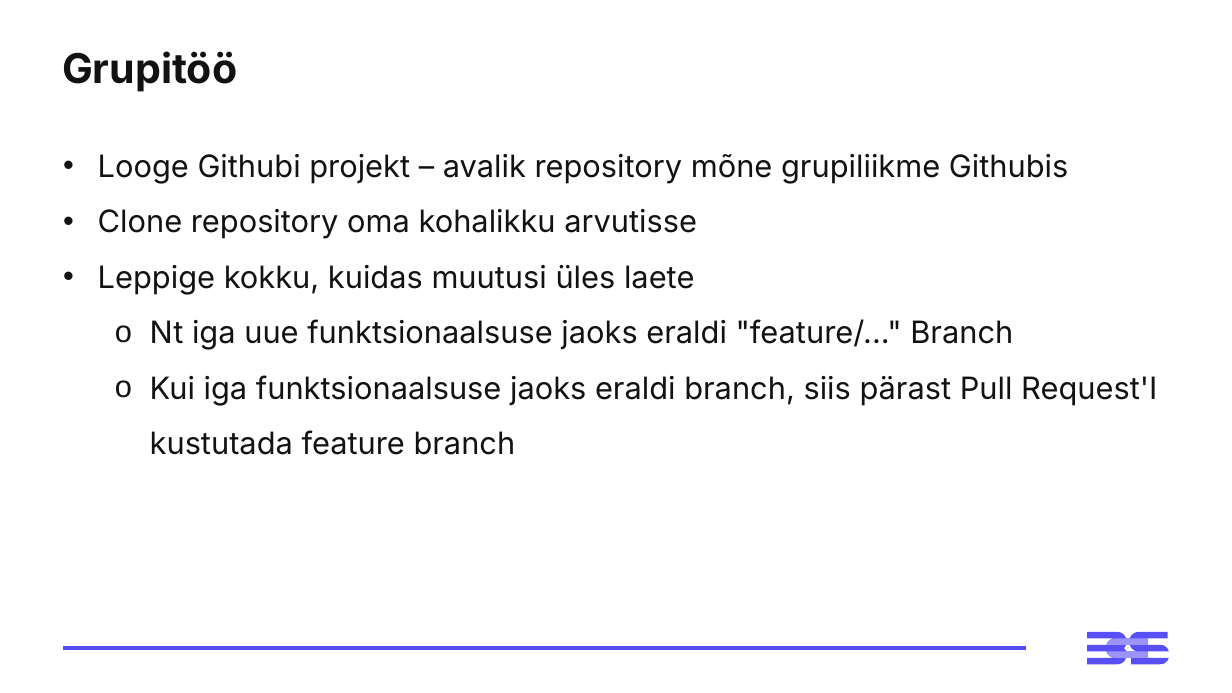
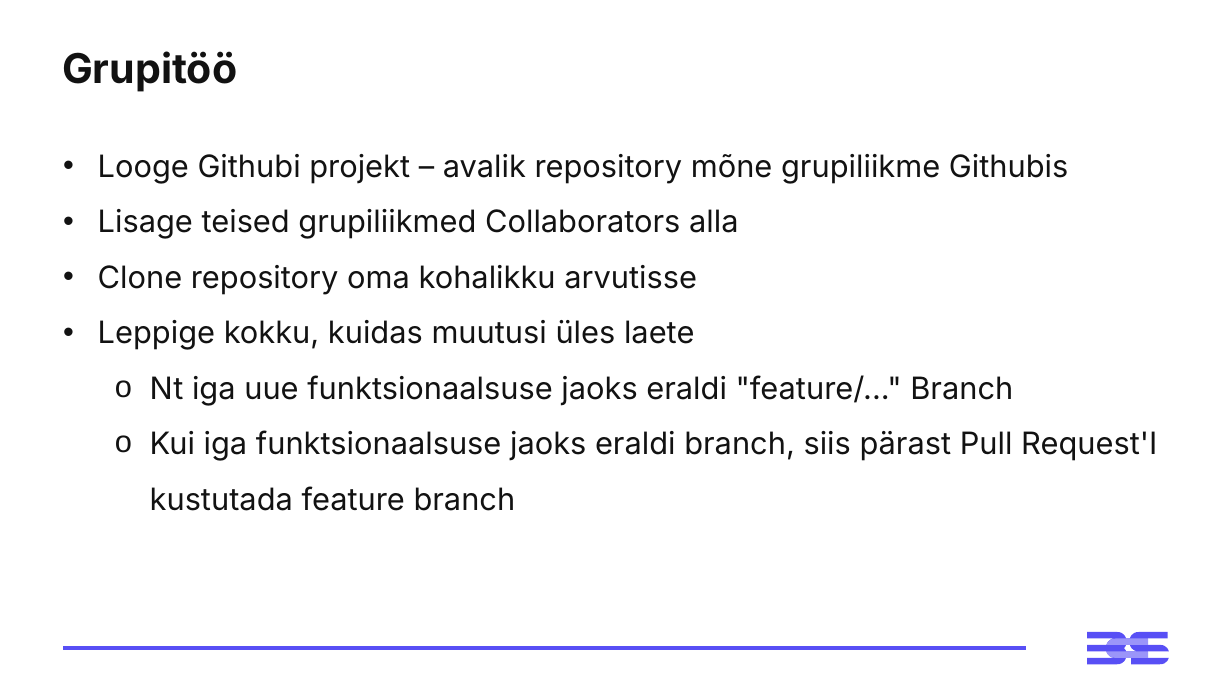
Before and after one commit to virverani/andmetarkus, a slide deck: slide 27 of Day14/14-paev-andmetarkus-esitlus.pptx (slide 26 before the commit). Drawn at 1232x693 pixels with LibreOffice and Linux fonts; fonts in the diff are those of the drawing. Boxes give left, top, right and bottom in pixels: in the first picture for what was removed or moved away, otherwise in the second. Text is boxed around its words. In the diff, an @@ line names an element or a change of style, - is before the commit and + after.

```diff
--- a/Day14/14-paev-andmetarkus-esitlus.pptx
+++ b/Day14/14-paev-andmetarkus-esitlus.pptx
@@ text at [98, 209, 738, 239]: paragraph added @@
+• Lisage teised grupiliikmed Collaborators alla
```
Also in this commit, not shown: 1 slide added, 4 other files.
